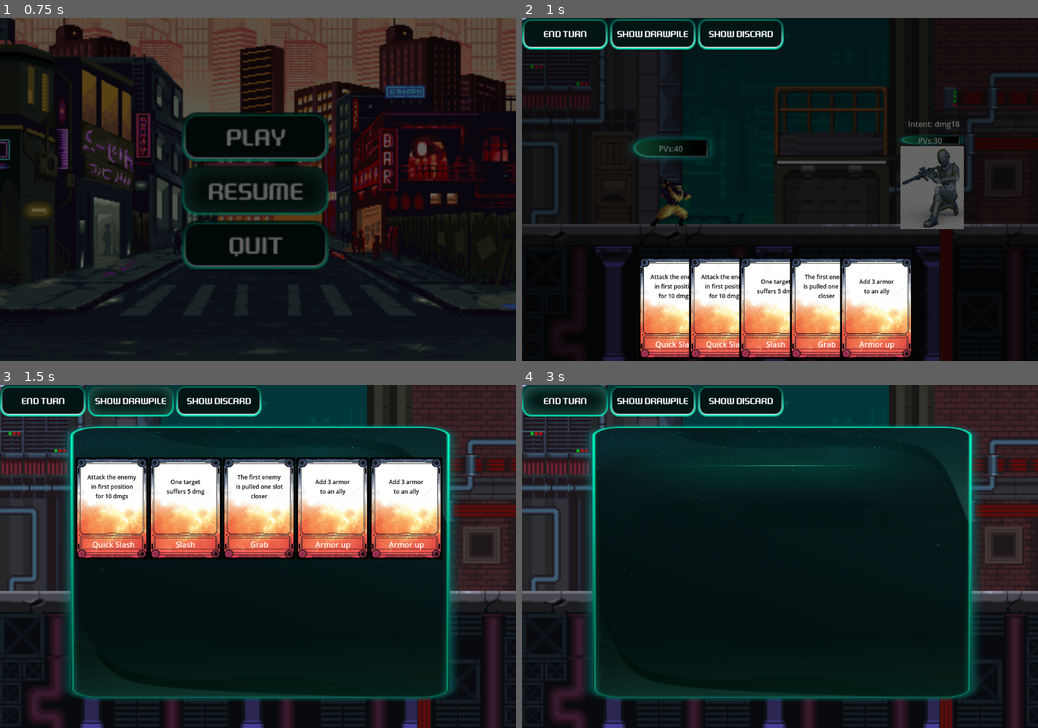
Above: before the commit, frames 1-4 (two rows, left to right).
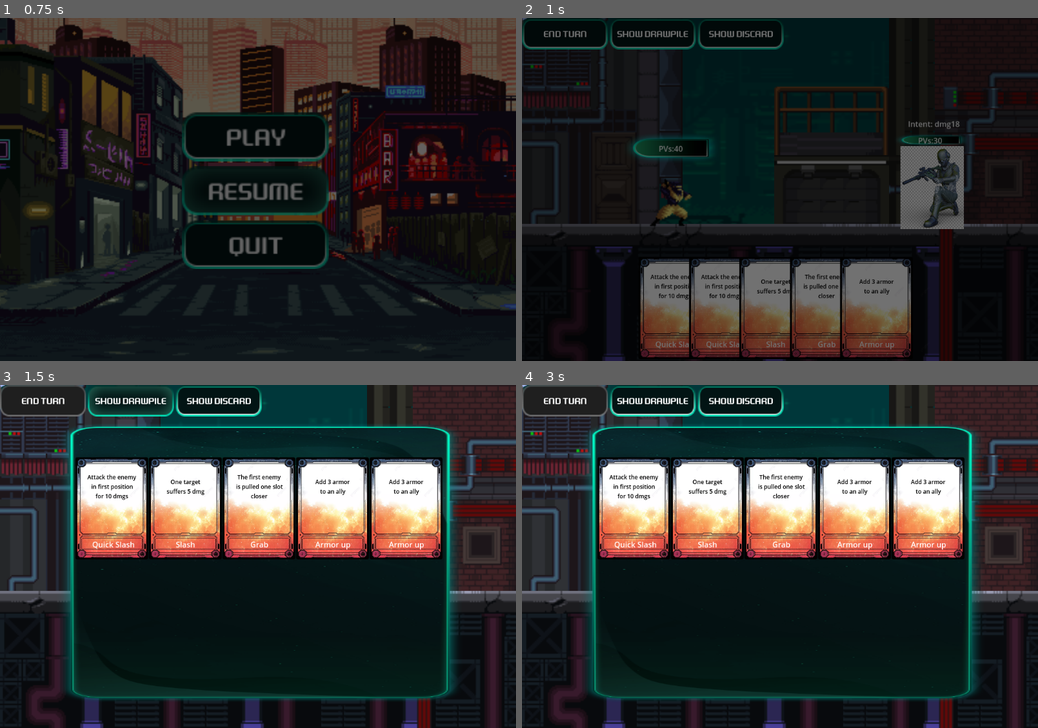
Above: after the commit, the same moments.

Repository: Azhrilla/SlayTheDungeon
Game: Godot game, scene res://UI/main_menu.tscn
Two runs of this game, one before a commit and one after it. Both use one fixed random seed, a clock stepped at 60 frames per second and the inputs below.
Inputs (mouse positions are in pixels of both pictures, inside the frame that each line leads up to):
- Up to frame 1 (0.75 s): click "Resume" at 0.5 s
- Up to frame 2 (1 s): no input
- Up to frame 3 (1.5 s): click "Show DrawPile" at 1.25 s
- Up to frame 4 (3 s): click "Show Discard" at 2 s; click (563, 402) at 2.75 s, where only the run before the commit has a clickable "End Turn"

Frame 1 is identical in both runs. In frame 2, 16% of the frame differs, in the area x 0-76%, y 0-100%; in frame 3, 1.4%; in frame 4, 21%, in the area x 0-86%, y 0-51%.

Commit message:
+GameState+Transition+FlowGP
Added a game State to store hero
Changed the gameflow to allow more control (ex armor removed at start turn discard etc)

Diff:
--- a/CardSystem/card.tscn
+++ b/CardSystem/card.tscn
@@ -30,6 +30,7 @@
 stretch_mode = 4
 
 [node name="cardName" type="Label" parent="."]
+layout_mode = 0
 offset_left = -40.0
 offset_top = 65.0
 offset_right = 44.0
@@ -37,6 +38,7 @@
 horizontal_alignment = 1
 
 [node name="cardText" type="Label" parent="."]
+layout_mode = 0
 offset_left = -54.0
 offset_top = -74.0
 offset_right = 58.0
--- a/CardSystem/card_holder.gd
+++ b/CardSystem/card_holder.gd
@@ -51,11 +51,11 @@
 	getCardContainer(_to).append(getCardContainer(_from).pop_at(indexCard))
 	_card.setPosition(_to)
 
-func drawCard():
+func drawCard(_cardDestination:Globals.cardPosition = Globals.cardPosition.HAND):
 	if (m_deck.is_empty()):
 		for card:Card in m_discard:
 			moveCard(card,Globals.cardPosition.DISCARD,Globals.cardPosition.DECK)
 		getCardContainer(Globals.cardPosition.DECK).shuffle()
 	if (m_deck.is_empty()):
 		return
-	moveCard(getCardContainer(Globals.cardPosition.DECK)[0],Globals.cardPosition.DECK,Globals.cardPosition.HAND)
+	moveCard(getCardContainer(Globals.cardPosition.DECK)[0],Globals.cardPosition.DECK,_cardDestination)
--- a/Game/character.gd
+++ b/Game/character.gd
@@ -11,7 +11,7 @@
 var m_spikeDmg:int = 0
 
 func startRound(_heroes:Array[Character],_monsters:Array[Character]):
-	pass
+	m_currentArmor = 0
 
 func endRound(_heroes:Array[Character],_monsters:Array[Character]):
 	pass
--- a/Game/enemy.gd
+++ b/Game/enemy.gd
@@ -16,7 +16,8 @@
 	$Intention.text = "Intent: "+m_currentIntention
 
 func startRound(_heroes:Array[Character],_monsters:Array[Character]):
-	choseIntention()
+	super.startRound(_heroes,_monsters)
 
 func endRound(_heroes:Array[Character],_monsters:Array[Character]):
-	attack(_heroes)
+	super.endRound(_heroes,_monsters)
+	choseIntention()
--- /dev/null
+++ b/Game/game_state.gd
@@ -0,0 +1,5 @@
+extends Node
+
+var m_hero:Hero = null
+var m_cards:Array[String] = ["QuickSlash","QuickSlash","QuickSlash","Slash","Slash","Grab","Grab","Defense","Defense","Defense"]
+var m_currentLevel:Array[String] = Globals.m_lvl1
--- a/Game/hero.gd
+++ b/Game/hero.gd
@@ -1,4 +1,5 @@
 extends Character
+class_name Hero
 
 func _ready() -> void:
 	m_currentHealth = 40
--- a/Game/play_level.gd
+++ b/Game/play_level.gd
@@ -3,10 +3,13 @@
 var enemyScene:PackedScene = preload("res://Enemies/enemy_flame.tscn")
 var m_enemies:Array[Character] = []
 var m_turnOver:bool = false
+enum turnState{ROUND_START,PLAYER_START,PLAYER_END,MONSTER_START,MONSTER_PLAY,MONSTER_END,ROUND_END,NONE}
+var m_currentTurnState = turnState.NONE
+var m_nextTurnState
 
 func createEnemies():
 	var positionEnemy = Globals.target.ENEMY1
-	for enemyName in Globals.m_currentLevel:
+	for enemyName in GpState.m_currentLevel:
 		var newEnemy:Character = EnemyFactory.createEnemy(enemyName)
 		newEnemy.m_currentPosition = positionEnemy
 		m_enemies.append(newEnemy)
@@ -15,23 +18,48 @@
 		positionEnemy = (positionEnemy as int + 1) as Globals.target
 
 func createCards():
-	for cardName in Globals.m_cards:
+	for cardName in GpState.m_cards:
 		var newCard = CardFactory.createCard(cardName)
 		$UI_Level.addCard(newCard)
 		$Player.addCard(newCard)
 	$Player.shuffle()
 
-func newRound():
+func startRound():
+	m_currentTurnState = turnState.ROUND_START
+	m_nextTurnState = turnState.PLAYER_START
+
+func playerStartRound():
+	m_currentTurnState = turnState.PLAYER_START
 	$Player.startRound($Player.getHeroes(),m_enemies)
+	m_nextTurnState = turnState.NONE
+
+func playerEndRound():
+	m_currentTurnState = turnState.PLAYER_END
+	$Player.endRound($Player.getHeroes(),m_enemies)
+	m_nextTurnState = turnState.MONSTER_START
+
+func monsterStartRound():
+	m_currentTurnState = turnState.MONSTER_START
 	for enemy:Character in m_enemies:
 		enemy.startRound($Player.getHeroes(),m_enemies)
-	m_turnOver = false
+	m_nextTurnState = turnState.MONSTER_PLAY
+
+func monsterPlay():
+	m_currentTurnState = turnState.MONSTER_PLAY
+	for enemy:Character in m_enemies:
+		enemy.attack($Player.getHeroes())
+	m_nextTurnState = turnState.MONSTER_END
+
+func monsterEndRound():
+	m_currentTurnState = turnState.MONSTER_END
+	for enemy:Character in m_enemies:
+		enemy.endRound($Player.getHeroes(),m_enemies)
+	m_nextTurnState = turnState.ROUND_END
 
 func endRound():
-	for enemy:Character in m_enemies:
-		enemy.endRound($Player.getHeroes(),m_enemies)
-	$Player.endRound($Player.getHeroes(),m_enemies)
-	m_turnOver = true
+	m_currentTurnState = turnState.ROUND_END
+	m_nextTurnState = turnState.ROUND_START
+
 
 func _ready() -> void:
 	createEnemies()
@@ -42,17 +70,37 @@
 		characters.append(enemy)
 	$UI_Level.setCharacters(characters)
 	createCards()
-	newRound()
+	m_nextTurnState = turnState.MONSTER_END
+
+func endCombat()->void:
+	$Player.detachHeroes()
+	TransitionLayer.switchLevel("res://UI/add_card_menu.tscn")
 
 func onEnemyDeath(_enemy:Character):
 	m_enemies.erase(_enemy)
 	$Enemies.remove_child(_enemy)
+
 	if m_enemies.is_empty():
-		TransitionLayer.switchLevel("res://UI/add_card_menu.tscn")
+		endCombat()
 
 func _process(_delta: float) -> void:
-	if m_turnOver:
-		newRound()
+	match m_nextTurnState:
+		turnState.ROUND_START:
+			startRound()
+		turnState.PLAYER_START:
+			playerStartRound()
+		turnState.PLAYER_END:
+			playerEndRound()
+		turnState.MONSTER_START:
+			monsterStartRound()
+		turnState.MONSTER_PLAY:
+			monsterPlay()
+		turnState.MONSTER_END:
+			monsterEndRound()
+		turnState.ROUND_END:
+			endRound()
+
+
 
 func _on_button_mouse_entered() -> void:
 	$Player.m_mouseOverButton = true
@@ -61,7 +109,7 @@
 	$Player.m_mouseOverButton = false
 
 func _on_ui_level_end_turn_pressed() -> void:
-	endRound()
+	m_nextTurnState = turnState.PLAYER_END
 
 func _on_ui_level_card_should_be_played(_card:Card,_target:Globals.target) -> void:
 	$Player.playCard(_card,m_enemies,_target)
--- a/Game/player.gd
+++ b/Game/player.gd
@@ -1,10 +1,11 @@
 extends Node2D
 class_name Player
 
-const heroScene:PackedScene = preload("res://Game/hero.tscn")
+
 
 var m_mouseOverButton:bool = false
-var m_currentHandSize:int = 5
+var m_currentHandSize:int = 7
+var m_currentDrawCount:int = 5
 var m_heroes: Array[Character] = []
 
 #Accessors
@@ -16,11 +17,13 @@
 	$CardHolder.addCard(_card)
 	_card.m_player = self
 
-func createHero():
-	var newHero = heroScene.instantiate()
-	$Heroes.add_child(newHero)
-	m_heroes.append(newHero)
-	newHero.connect("OnDeath", onHeroDeath)
+func attachHero():
+	$Heroes.add_child(GpState.m_hero)
+	m_heroes.append(GpState.m_hero)
+	GpState.m_hero.connect("OnDeath", onHeroDeath)
+
+func detachHeroes():
+	$Heroes.remove_child(GpState.m_hero)
 
 func onHeroDeath(_hero:Character):
 	m_heroes.erase(_hero)
@@ -32,23 +35,30 @@
 	pass
 
 func _ready() -> void:
-	createHero()
+	attachHero()
 
 #GamePlay Functions
 func drawCard():
-	$CardHolder.drawCard()
+	if $CardHolder.getCardCount(Globals.cardPosition.HAND) < m_currentHandSize:
+		$CardHolder.drawCard()
+	else:
+		$CardHolder.drawCard(Globals.cardPosition.DISCARD)
 
 func shuffle():
 	$CardHolder.shuffle()
 
+func discardCard(_card:Card):
+	$CardHolder.moveCard(_card,Globals.cardPosition.HAND,Globals.cardPosition.DISCARD)
+
 func startRound(_heroes:Array[Character],_monsters:Array[Character]):
-	for cardCount in range(m_currentHandSize):
+	for cardCount in range(m_currentDrawCount):
 		drawCard()
 	for hero in m_heroes:
 		hero.startRound(_heroes,_monsters)
 
 func endRound(_heroes:Array[Character],_monsters:Array[Character]):
-	pass
+	while $CardHolder.getCardCount(Globals.cardPosition.HAND) != 0:
+		discardCard($CardHolder.getCardContainer(Globals.cardPosition.HAND)[0])
 
 func playCard(_card:Card,_targets:Array[Character],_targetPosition:Globals.target):
 	_card.doWork(_targets,m_heroes,_targetPosition)
--- a/UI/add_card_menu.gd
+++ b/UI/add_card_menu.gd
@@ -36,15 +36,11 @@
 		_card.setCardState(Globals.cardState.DEFAULT)
 
 func _on_select_card_pressed() -> void:
-	Globals.m_cards.append(m_cardChosen.m_name)
-	if Globals.m_currentLevel == Globals.m_lvl1:
-		Globals.m_currentLevel = Globals.m_lvl2
-		TransitionLayer.switchLevel(Globals.nextLevel)
-	elif Globals.m_currentLevel == Globals.m_lvl2:
-		Globals.m_currentLevel = Globals.m_lvl3
-		TransitionLayer.switchLevel(Globals.nextLevel)
-	else:
-		TransitionLayer.switchLevel(Globals.m_victoryLevel)
+	if !m_cardChosen:
+		return
+
+	GpState.m_cards.append(m_cardChosen.m_name)
+	TransitionLayer.goToNextLevel()
 
 func _on_take_no_card_pressed() -> void:
-	TransitionLayer.switchLevel(Globals.nextLevel)
+	TransitionLayer.goToNextLevel()
--- a/UI/main_menu.gd
+++ b/UI/main_menu.gd
@@ -1,7 +1,10 @@
 extends Control
 
+const heroScene:PackedScene = preload("res://Game/hero.tscn")
+
 func _on_start_game_button_pressed() -> void:
-	TransitionLayer.switchLevel(Globals.nextLevel)
+	GpState.m_hero = heroScene.instantiate()
+	TransitionLayer.switchLevel(Globals.m_playLevel)
 
 func _on_quit_button_pressed() -> void:
 	get_tree().quit()
--- a/UI/transition_layer.gd
+++ b/UI/transition_layer.gd
@@ -3,6 +3,16 @@
 
 func _ready() -> void:
 	$ColorRect.modulate = Color(0,0,0,0)
+
+func goToNextLevel()->void:
+	if GpState.m_currentLevel == Globals.m_lvl1:
+		GpState.m_currentLevel = Globals.m_lvl2
+		TransitionLayer.switchLevel(Globals.m_playLevel)
+	elif GpState.m_currentLevel == Globals.m_lvl2:
+		GpState.m_currentLevel = Globals.m_lvl3
+		TransitionLayer.switchLevel(Globals.m_playLevel)
+	else:
+		TransitionLayer.switchLevel(Globals.m_victoryLevel)
 
 func switchLevel(_lvlName:String):
 
--- a/UI/ui_level.gd
+++ b/UI/ui_level.gd
@@ -264,6 +264,7 @@
 	for card in getCardsInPosition(Globals.cardPosition.HAND):
 		card.visible = true
 
+	$HBoxContainer/EndTurnButton.disabled = false
 	$ShowDeck.visible = false
 
 	for card in getCardsInPosition(_zoneType):
@@ -283,6 +284,8 @@
 		character.visible = false
 	for card in getCardsInPosition(Globals.cardPosition.HAND):
 		card.visible = false
+
+	$HBoxContainer/EndTurnButton.disabled = true
 
 	var index = 0
 	var controlNodes = $ShowDeck/TextureRect/ScrollContainer/GridContainer.get_children()
--- a/globals.gd
+++ b/globals.gd
@@ -7,12 +7,10 @@
 enum target{NONE,ALLY1,ALLY2,ALLY3,ENEMY1,ENEMY2,ENEMY3,ENEMY4}
 enum cardState{DEFAULT,PLAYABLE,HOVERED}
 
-var nextLevel = "res://Game/play_level.tscn"
+var m_playLevel = "res://Game/play_level.tscn"
 var m_victoryLevel = "res://UI/victory.tscn"
-var m_cards:Array[String] = ["QuickSlash","QuickSlash","QuickSlash","Slash","Slash","Grab","Grab","Defense","Defense","Defense"]
 
 
 var m_lvl1:Array[String] = ["Sniper"]
 var m_lvl2:Array[String] = ["Caillou","Caillou","Caillou"]
 var m_lvl3:Array[String] = ["Flame","Flame","Flame"]
-var m_currentLevel = m_lvl1
--- a/project.godot
+++ b/project.godot
@@ -17,8 +17,9 @@
 
 [autoload]
 
+Globals="*res://globals.gd"
 TransitionLayer="*res://UI/transition_layer.tscn"
-Globals="*res://globals.gd"
+GpState="*res://Game/game_state.gd"
 
 [display]
 
